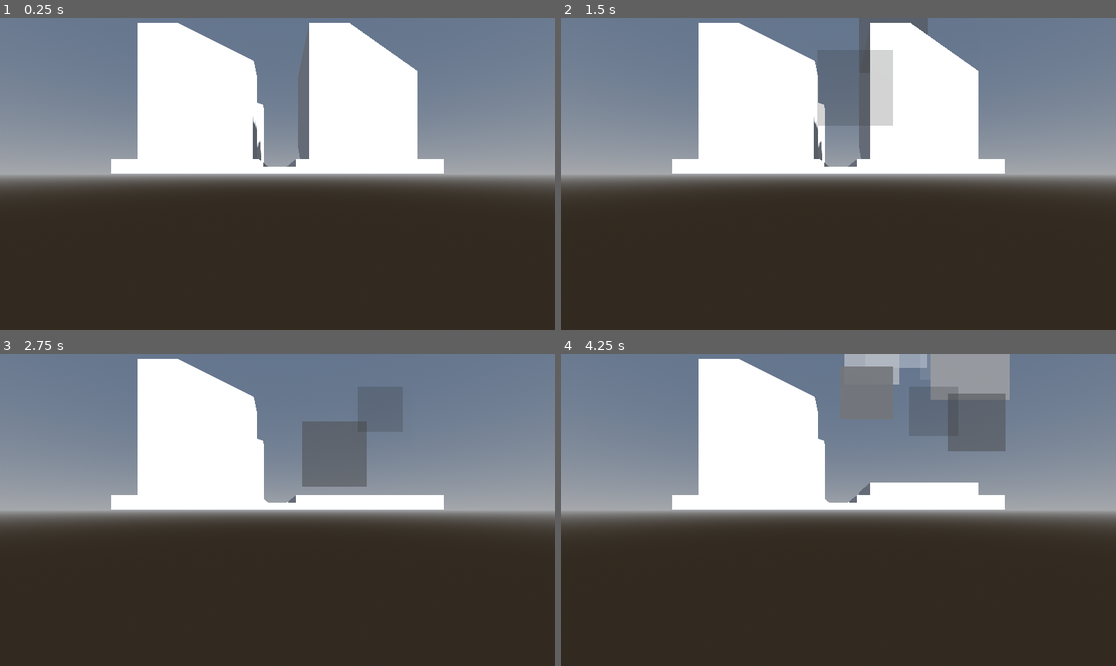
Above: before the commit, frames 1-4 (two rows, left to right).
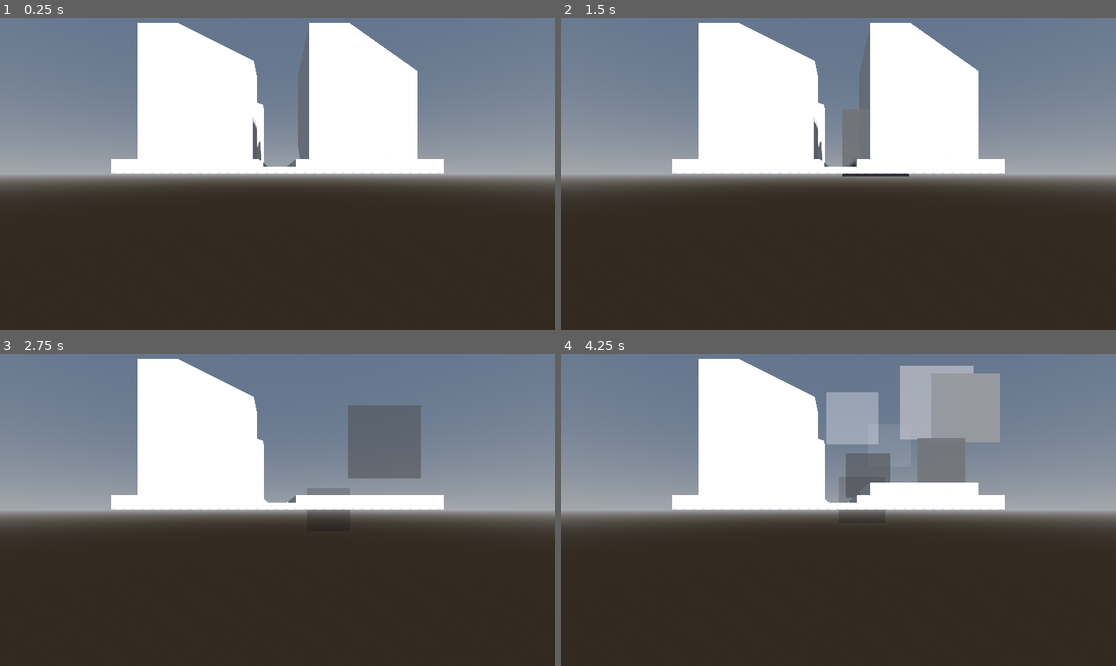
Above: after the commit, the same moments.

Repository: Ieida/Buddy-Up-Jam-Winter-2024
Game: Godot game, scene res://city/city.tscn
Two runs of this game, one before a commit and one after it. Both use one fixed random seed, a clock stepped at 60 frames per second and the inputs below. This scene is started directly instead of the project's main scene.
Inputs (mouse positions are in pixels of both pictures, inside the frame that each line leads up to):
- Up to frame 1 (0.25 s): no input
- Up to frame 2 (1.5 s): tap Enter at 0.5 s; move the mouse to (960, 158) at 0.52 s; click (960, 158) at 0.67 s; move the mouse to (727, 189) at 1.27 s; click (727, 189) at 1.42 s
- Up to frame 3 (2.75 s): move the mouse to (333, 441) at 2.02 s; click (333, 441) at 2.17 s
- Up to frame 4 (4.25 s): move the mouse to (810, 572) at 2.77 s; click (810, 572) at 2.92 s; move the mouse to (1005, 556) at 3.52 s; click (1005, 556) at 3.67 s

The runs differ from the first frame. In frame 1, less than 0.1% of the frame differs, in the area x 20-80%, y 49-50%; in frame 2, 2.2%; in frame 3, 4.0%; in frame 4, 8.9%, in the area x 20-81%, y 0-52%.

Commit message:
improved build particles

Diff:
--- a/city/city.tscn
+++ b/city/city.tscn
@@ -14,6 +14,13 @@
 sky = SubResource("Sky_3adij")
 ambient_light_source = 3
 reflected_light_source = 2
+
+[sub_resource type="StandardMaterial3D" id="StandardMaterial3D_xgdph"]
+albedo_color = Color(0.0156863, 0.0156863, 0.0156863, 1)
+
+[sub_resource type="PlaneMesh" id="PlaneMesh_a7cfc"]
+material = SubResource("StandardMaterial3D_xgdph")
+size = Vector2(200, 200)
 
 [sub_resource type="GDScript" id="GDScript_h7463"]
 resource_name = "camera"
@@ -72,8 +79,11 @@
 transform = Transform3D(0.707107, -0.5, 0.5, 0, 0.707107, 0.707107, -0.707107, -0.5, 0.5, 0, 0, 0)
 shadow_enabled = true
 
+[node name="MeshInstance3D" type="MeshInstance3D" parent="."]
+mesh = SubResource("PlaneMesh_a7cfc")
+
 [node name="CameraPivot" type="Marker3D" parent="."]
-transform = Transform3D(1, 0, 0, 0, 1, 0, 0, 0, 1, 1.25, 0, -1.25)
+transform = Transform3D(1, 0, 0, 0, 0.707107, 0.707107, 0, -0.707107, 0.707107, 1.25, 0, -1.25)
 
 [node name="Camera3D" type="Camera3D" parent="CameraPivot" node_paths=PackedStringArray("pivot")]
 transform = Transform3D(1, 0, 0, 0, 1, 0, 0, 0, 1, 0, 0, 6)
--- a/city/plots/plot.tscn
+++ b/city/plots/plot.tscn
@@ -72,9 +72,13 @@
 
 [sub_resource type="ParticleProcessMaterial" id="ParticleProcessMaterial_46swr"]
 resource_local_to_scene = true
-emission_shape = 3
-emission_box_extents = Vector3(1, 1, 1)
+emission_shape = 6
+emission_ring_axis = Vector3(0, 1, 0)
+emission_ring_height = 1.0
+emission_ring_radius = 1.0
+emission_ring_inner_radius = 1.0
 direction = Vector3(0, 1, 0)
+spread = 0.0
 initial_velocity_min = 1.0
 initial_velocity_max = 1.0
 gravity = Vector3(0, 0, 0)
@@ -109,7 +113,6 @@
 shape = SubResource("BoxShape3D_qtj6n")
 
 [node name="GPUParticles3D" type="GPUParticles3D" parent="."]
-transform = Transform3D(1, 0, 0, 0, 1, 0, 0, 0, 1, 0, 1, 0)
 emitting = false
 lifetime = 2.0
 one_shot = true
Not shown: 1 places in city/city.tscn that only renumber resources
